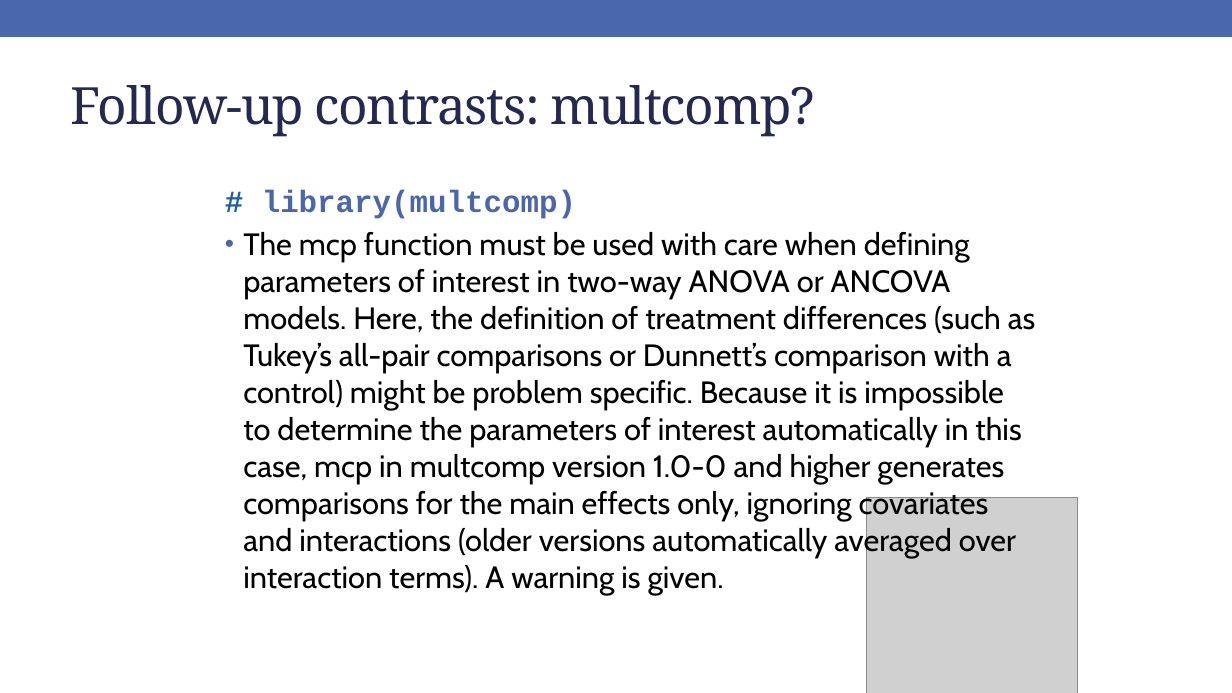
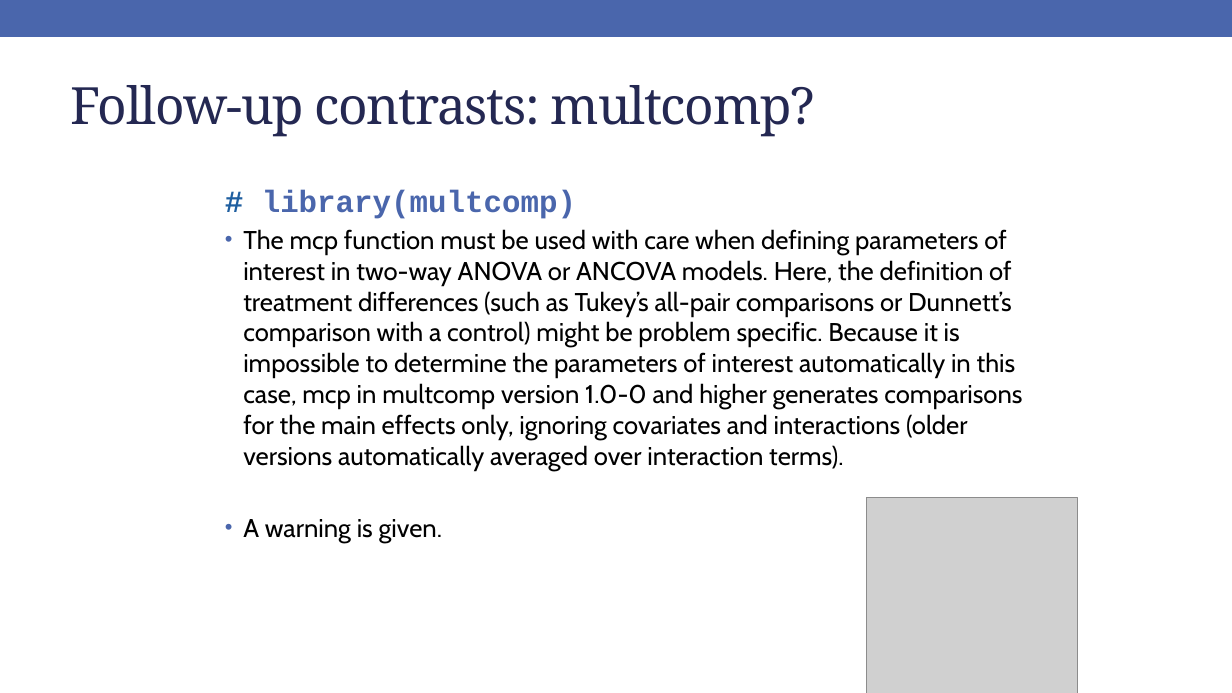
Before and after one commit to rebeccal/ohsu-math630, a slide deck: slide 33 of slides/16-twoway.pptx (slide 34 before the commit). Drawn at 1232x693 pixels with LibreOffice and Linux fonts; fonts in the diff are those of the drawing; grey boxes stand for pictures. Boxes give left, top, right and bottom in pixels: in the first picture for what was removed or moved away, otherwise in the second. Text is boxed around its words. In the diff, an @@ line names an element or a change of style, - is before the commit and + after.

```diff
--- a/slides/16-twoway.pptx
+++ b/slides/16-twoway.pptx
@@ text at <box>243,229,1022,542</box>: text changed; size 24 to 20 pt @@
-• The mcp function must be used with care when defining parameters of interest in two-way ANOVA or ANCOVA models. Here, the definition of treatment differences (such as Tukey’s all-pair comparisons or Dunnett’s comparison with a control) might be problem specific. Because it is impossible to determine the parameters of interest automatically in this case, mcp in multcomp version 1.0-0 and higher generates comparisons for the main effects only, ignoring covariates and interactions (older versions automatically averaged over interaction terms). A warning is given.
+• The mcp function must be used with care when defining parameters of interest in two-way ANOVA or ANCOVA models. Here, the definition of treatment differences (such as Tukey’s all-pair comparisons or Dunnett’s comparison with a control) might be problem specific. Because it is impossible to determine the parameters of interest automatically in this case, mcp in multcomp version 1.0-0 and higher generates comparisons for the main effects only, ignoring covariates and interactions (older versions automatically averaged over interaction terms).
+• A warning is given.
```
Also in this commit, not shown: 30 other slides changed, 1 slide removed, 19 other files.
